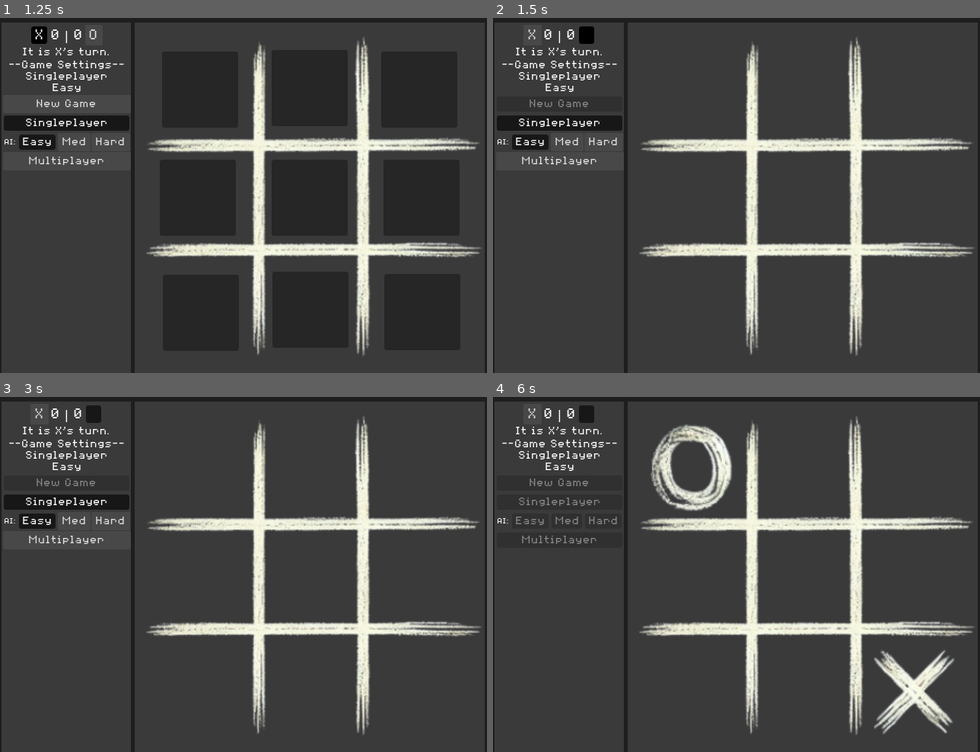
Above: before the commit, frames 1-4 (two rows, left to right).
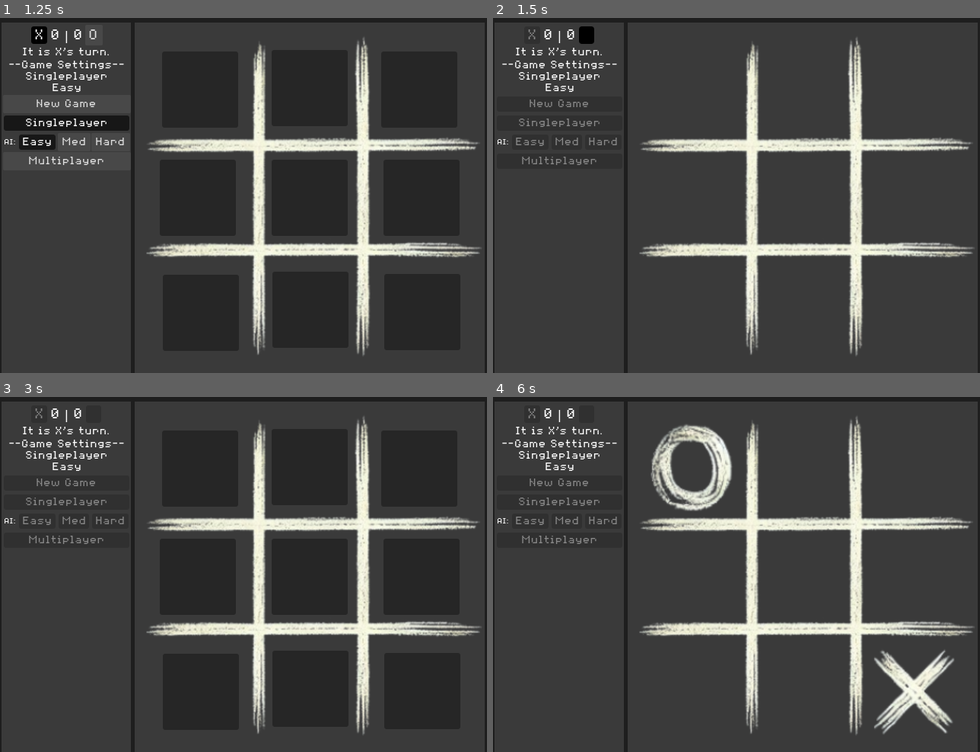
Above: after the commit, the same moments.

Repository: montyplexer/Multiplayer-TicTacToe
Game: Godot game, scene res://scenes/tictactoe.tscn
Same seed, same stepped clock (60 frames per second), same inputs: the game is played once before the commit and once after it.
Inputs (mouse positions are in pixels of both pictures, inside the frame that each line leads up to):
- Up to frame 1 (1.25 s): click "X" at 0.5 s
- Up to frame 2 (1.5 s): click "O" at 1.25 s
- Up to frame 3 (3 s): click (68, 503) at 2 s, where only the run before the commit has a clickable "Singleplayer"; click "New Game" at 2.75 s
- Up to frame 4 (6 s): click (605, 521) at 3.5 s, where only the run before the commit has a clickable "Hard"; click "New Game" at 4.25 s; click (561, 539) at 5 s, where only the run before the commit has a clickable "Multiplayer"; click (692, 468) at 5.77 s

Frame 1 is identical in both runs. In frame 2, 1.6% of the frame differs, in the area x 0-27%, y 3-42%; in frame 3, 1.8%, in the area x 0-27%, y 2-42%; in frame 4, 0.2%.

Commit message:
(Re)Implemented Hot Seat Mode
That leaves Online Mode to be implemented.

Diff:
--- a/scenes/tictactoe.tscn
+++ b/scenes/tictactoe.tscn
@@ -97,6 +97,7 @@
 alignment = 1
 
 [node name="XScoreTitleButton" type="Button" parent="VBoxTitleBar/HBoxScoreAndGrid/InfoRect/MarginContainer/InfoContainer/ScoreContainer"]
+unique_name_in_owner = true
 custom_minimum_size = Vector2(20, 0)
 layout_mode = 2
 size_flags_horizontal = 4
@@ -126,6 +127,7 @@
 text = "0"
 
 [node name="OScoreTitleButton" type="Button" parent="VBoxTitleBar/HBoxScoreAndGrid/InfoRect/MarginContainer/InfoContainer/ScoreContainer"]
+unique_name_in_owner = true
 custom_minimum_size = Vector2(20, 0)
 layout_mode = 2
 theme = ExtResource("2_8lb4p")
--- a/scripts/tictactoe.gd
+++ b/scripts/tictactoe.gd
@@ -75,6 +75,22 @@
 				return false
 	return true
 
+func handle_ui_and_wrap_up(message: String):
+	# Wrap up game
+	Global.turn_num = 0
+	Global.end_game_signal.emit()
+
+	# Enable Buttons
+	toggle_settings_buttons(true)
+
+	# Update UI Labels
+	ui_update_score_labels()
+	ui_update_turn_label(message)
+
+	# Debug
+	print(message)
+	print(grid_to_string())
+
 # Handle end of turn logic
 func end_turn(tile_id: Vector2):
 	var message: String
@@ -86,17 +102,8 @@
 	if has_won(Global.ptos(Global.turn),grid):
 		# Updated score
 		Global.scores[Global.turn] += 10
-		Global.turn_num = 0
-		Global.end_game_signal.emit()
-
-		# Update UI Labels
-		ui_update_score_labels()
 		message = str(Global.ptos(Global.turn)," won!")
-		ui_update_turn_label(message)
-
-		# Debug
-		print(message)
-		print(grid_to_string())
+		handle_ui_and_wrap_up(message)
 		return
 
 	# Check for a draw
@@ -104,17 +111,8 @@
 		# Updated score
 		Global.scores[Global.PLAYER.X] += 5
 		Global.scores[Global.PLAYER.O] += 5
-		Global.turn_num = 0
-		Global.end_game_signal.emit()
-
-		# Update UI Labels
-		ui_update_score_labels()
 		message = "It's a draw!"
-		ui_update_turn_label(message)
-
-		# Debug
-		print(message)
-		print(grid_to_string())
+		handle_ui_and_wrap_up(message)
 		return
 
 	# Move to next person's turn
@@ -132,18 +130,31 @@
 	if Global.ptos(Global.turn) == Global.game_settings.your_piece:
 		Global.toggle_remaining_tiles_signal.emit(true)
 	else:
-		Global.toggle_remaining_tiles_signal.emit(false)
-		if Global.game_settings.ai_difficulty == "Easy":
-			ai_make_move(ai_easy())
-		if Global.game_settings.ai_difficulty == "Medium":
-			ai_make_move(ai_medium())
-		if Global.game_settings.ai_difficulty == "Hard":
-			ai_make_move(ai_hard())
+		if Global.game_settings.game_mode == "Singleplayer":
+			Global.toggle_remaining_tiles_signal.emit(false)
+			if Global.game_settings.ai_difficulty == "Easy":
+				ai_make_move(ai_easy())
+			if Global.game_settings.ai_difficulty == "Medium":
+				ai_make_move(ai_medium())
+			if Global.game_settings.ai_difficulty == "Hard":
+				ai_make_move(ai_hard())
+		elif Global.game_settings.game_mode == "Multiplayer":
+			if Global.game_settings.multiplayer_mode == "Hot Seat":
+				pass
+			if Global.game_settings.multiplayer_mode == "Online":
+				online_wait()
 
 	# Debug
 	print("Turn Num: ",Global.turn_num)
 	print(message)
 	print(grid_to_string())
+
+# ------------------
+# --- NETWORKING ---
+# ------------------
+
+func online_wait():
+	pass
 
 # ------------------
 # --- UI UPDATES ---
@@ -206,13 +217,22 @@
 func _on_new_game_button_pressed():
 	clear_board()
 	toggle_settings_buttons(true)
-	Global.turn = Global.PLAYER.X
+
+	Global.new_game_signal.emit()
+	if Global.game_settings.game_mode == "Singleplayer":
+		Global.turn = Global.PLAYER.X
+		# If AI goes first, make them go first
+		if Global.game_settings.opponent_piece == Global.ptos(Global.turn):
+			toggle_settings_buttons(false)
+			ai_make_move(ai_easy())
+	if Global.game_settings.game_mode == "Multiplayer":
+		if Global.game_settings.multiplayer_mode == "Hot Seat":
+			if Global.game_settings.your_piece == "X": Global.turn = Global.PLAYER.X
+			if Global.game_settings.your_piece == "O": Global.turn = Global.PLAYER.O
+
 	# Update UI Labels
 	var message = str("It is ",Global.ptos(Global.turn),"'s turn.")
 	ui_update_turn_label(message)
-	Global.new_game_signal.emit()
-	# If AI goes first, make them go first
-	if Global.game_settings.opponent_piece == Global.ptos(Global.turn): ai_make_move(ai_easy())
 
 # (Gamemode Settings Buttons)
 
@@ -273,11 +293,16 @@
 
 ## The function representing the AI's turn
 func ai_make_move(ai_move: Vector2):
-	%NewGameButton.disabled = true
+	ai_toggle_buttons(false)
 	await get_tree().create_timer(0.75).timeout
 	Global.tile_pressed_signal.emit(ai_move)
-	%NewGameButton.disabled = false
+	ai_toggle_buttons(true)
 	end_turn(ai_move)
+
+func ai_toggle_buttons(enable: bool):
+	%NewGameButton.disabled = not enable
+	%XScoreTitleButton.disabled = not enable
+	%OScoreTitleButton.disabled = not enable
 
 ## Choose a random tile
 func ai_easy():
--- a/scripts/tile.gd
+++ b/scripts/tile.gd
@@ -40,7 +40,11 @@
 func reset_tile():
 	$X.visible = false
 	$O.visible = false
-	$ChoiceButton.visible = (Global.game_settings.your_piece == Global.ptos(Global.turn))
+	if Global.game_settings.game_mode == "Singleplayer":
+		$ChoiceButton.visible = (Global.game_settings.your_piece == Global.ptos(Global.turn))
+	if Global.game_settings.game_mode == "Multiplayer":
+		if Global.game_settings.multiplayer_mode == "Hot Seat":
+			$ChoiceButton.visible = true
 	player = "."
 
 	# Sprite variation
